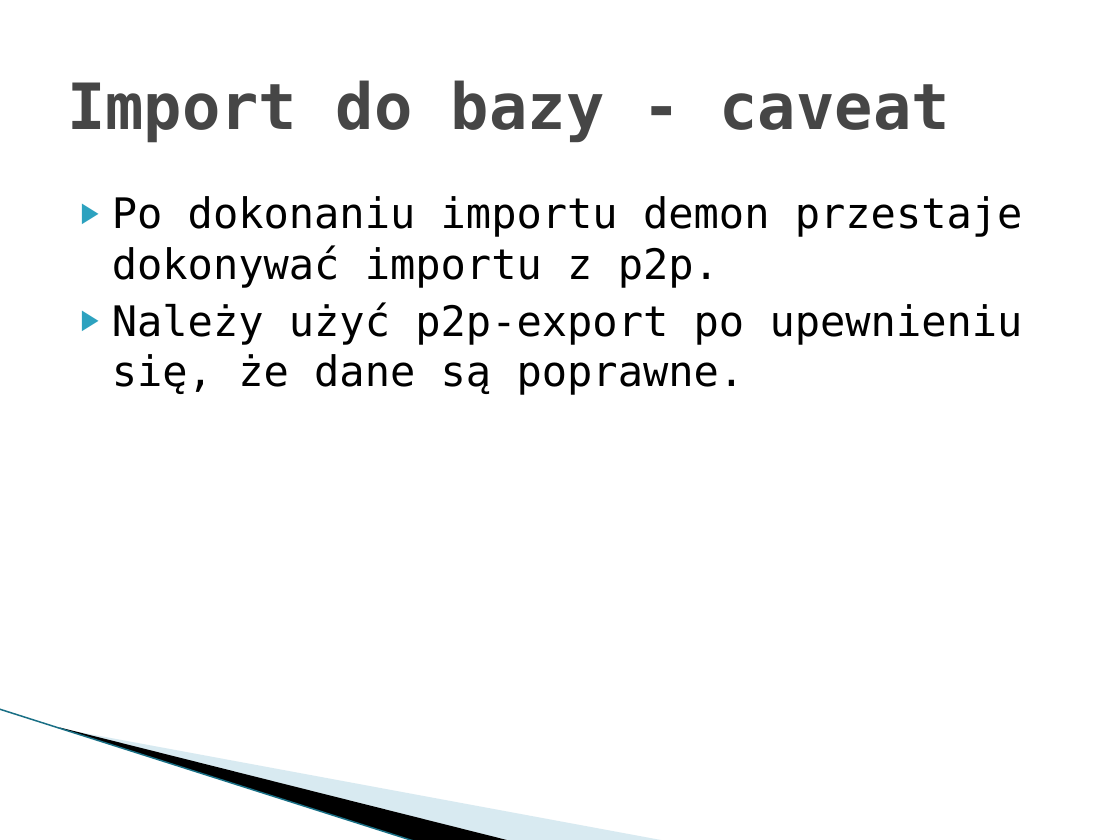
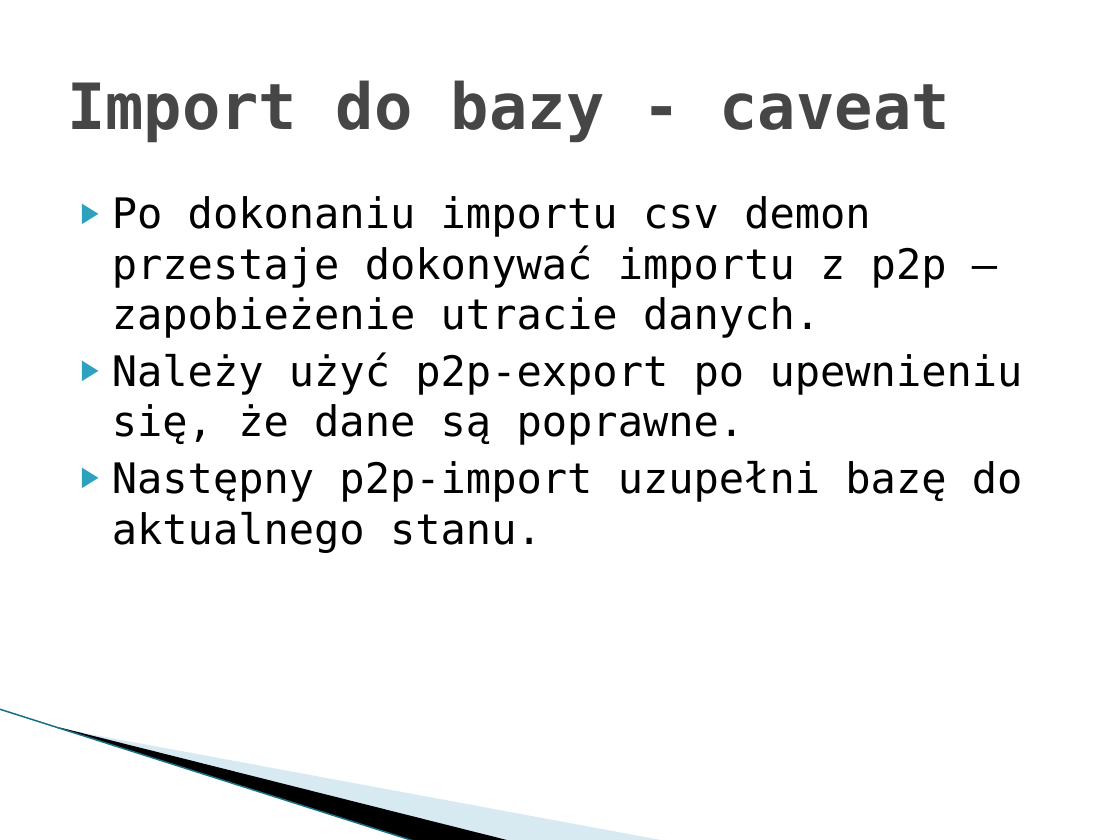
Before and after one commit to imbaczek/numbex, a slide deck: slide 36 of docs/NumbexFinalPresentation.pptx. Drawn at 1120x840 pixels with LibreOffice and Linux fonts; fonts in the diff are those of the drawing; background and template pictures are left out. Boxes give left, top, right and bottom in pixels: in the first picture for what was removed or moved away, otherwise in the second. Text is boxed around its words. In the diff, an @@ line names an element or a change of style, - is before the commit and + after.

```diff
--- a/docs/NumbexFinalPresentation.pptx
+++ b/docs/NumbexFinalPresentation.pptx
@@ text at <box>112,196,947,338</box>: text changed @@
-▶ Po dokonaniu importu demon przestaje dokonywać importu z p2p.
+▶ Po dokonaniu importu csv demon przestaje dokonywać importu z p2p – zapobieżenie utracie danych.
@@ text at <box>112,461,1023,553</box>: paragraph added @@
+▶ Następny p2p-import uzupełni bazę do aktualnego stanu.
```
Also in this commit, not shown: 3 other slides changed, 1 slide added.
